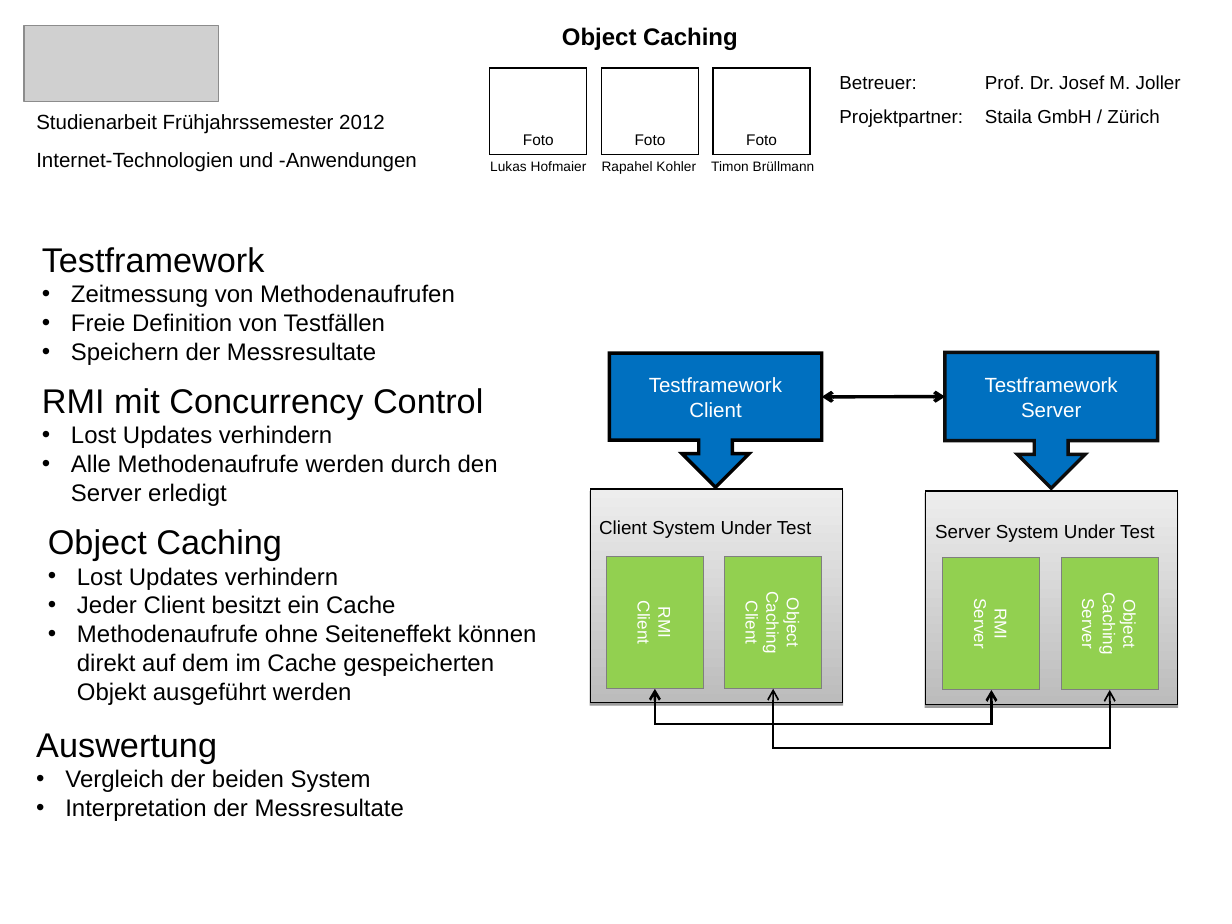
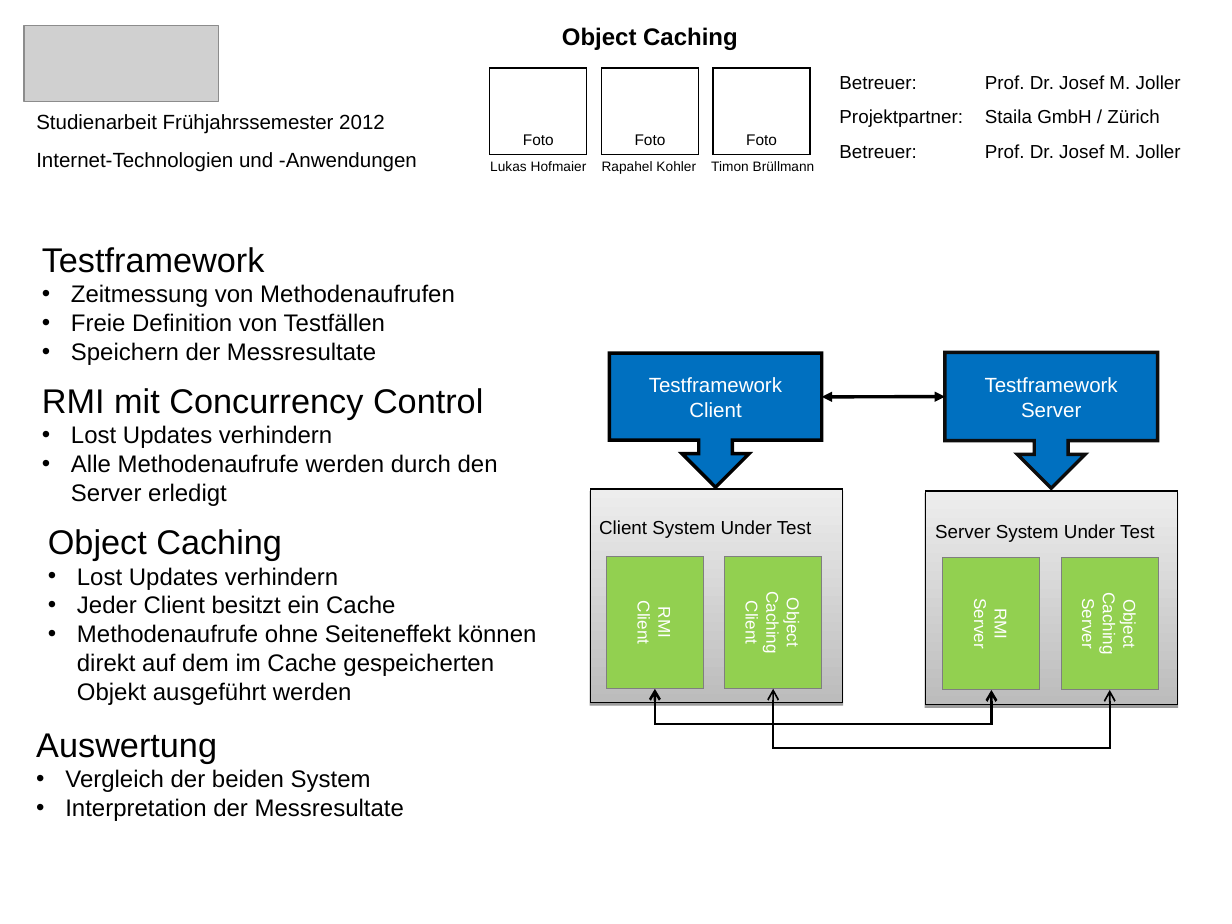
Before and after one commit to Hofmaier/ObjectCaching, a slide deck: slide 1 of doc/SoftwareManagement/Poster_deutsch.ppt. Drawn at 1232x924 pixels with LibreOffice and Linux fonts; fonts in the diff are those of the drawing; grey boxes stand for pictures. Boxes give left, top, right and bottom in pixels: in the first picture for what was removed or moved away, otherwise in the second. Text is boxed around its words. In the diff, an @@ line names an element or a change of style, - is before the commit and + after.

```diff
--- a/doc/SoftwareManagement/Poster_deutsch.ppt
+++ b/doc/SoftwareManagement/Poster_deutsch.ppt
@@ text at (839, 144, 1181, 159): paragraph added @@
+Betreuer: Prof. Dr. Josef M. Joller
```
